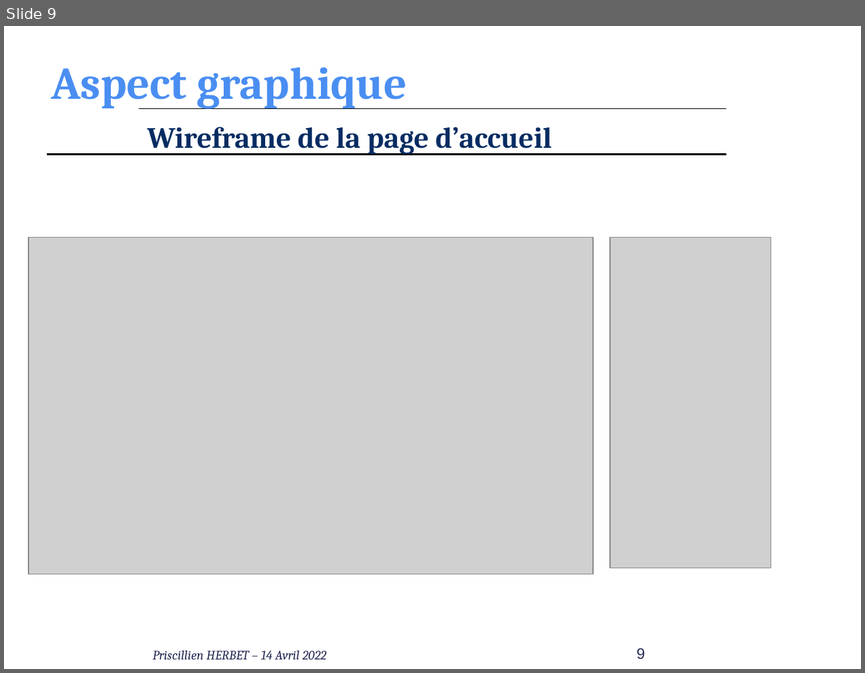
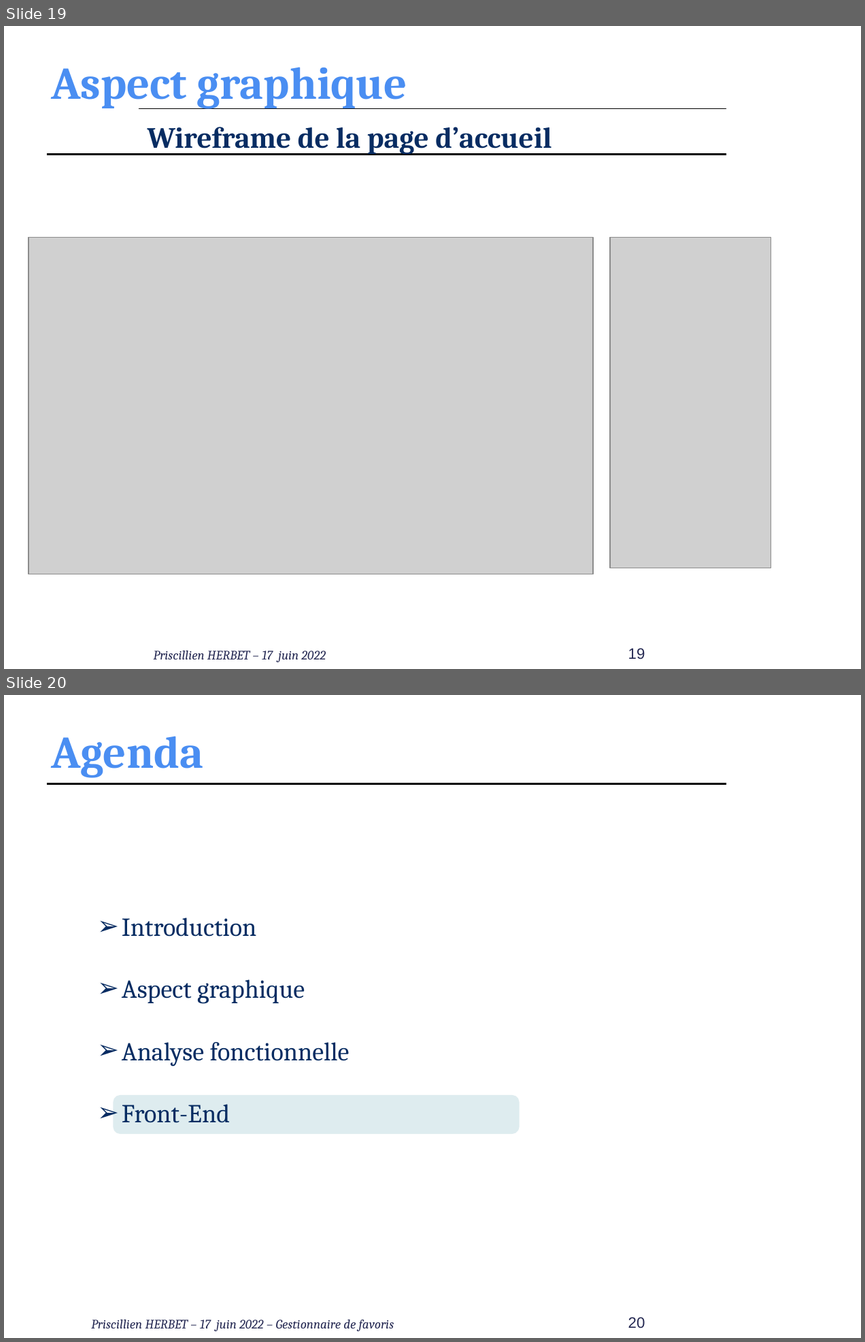
Before and after one commit to PHerbet/Realisation_fil_rouge, a slide deck: Realisation_4_Conception-MCD-MLD-SQL/presentation_oral_Priscillien_Herbet.pptx. Shown one above the other, each under a label of ours: slide 9 before the commit, slides 19 and 20 after it. The pictures are 865x673 and 865x1342 pixels, drawn with LibreOffice and Linux fonts; fonts in the diff are those of the drawing; grey boxes stand for pictures; background and template pictures are left out. Boxes give left, top, right and bottom in pixels: in the first picture for what was removed or moved away, otherwise in the second. Text is boxed around its words. In the diff, an @@ line names an element or a change of style, - is before the commit and + after.

Commit message:
update ppt and front

```diff
--- a/Realisation_4_Conception-MCD-MLD-SQL/presentation_oral_Priscillien_Herbet.pptx
+++ b/Realisation_4_Conception-MCD-MLD-SQL/presentation_oral_Priscillien_Herbet.pptx
@@ slide 20 added at (4, 695, 861, 1338), background #FFFFFF @@
@@ title added at (51, 736, 203, 778), 42 pt, text #4A8EF2, bold @@
+Agenda
@@ line added from (47, 783) to (726, 783), #000000 2.25 pt @@
@@ text added at (122, 917, 349, 1123), 24 pt, text #072C62 @@
+➢ Introduction
+➢ Aspect graphique
+➢ Analyse fonctionnelle
+➢ Front-End
@@ rounded rectangle added at (114, 1096, 519, 1133), fill #DEECEF, outline #DEECEF 2 pt @@
@@ text added at (91, 1319, 394, 1331), 12 pt, text #242852, italic @@
+Priscillien HERBET – 17 juin 2022 – Gestionnaire de favoris
@@ page number added at (628, 1317, 645, 1327), 14 pt, text #242852 @@
+20
@@ what was slide 9 is now slide 19 @@
@@ slide 19 changed as well @@
@@ text at (154, 650, 326, 662): text changed @@
-Priscillien HERBET – 14 Avril 2022
+Priscillien HERBET – 17 juin 2022
@@ page number at (628, 648, 645, 658): text changed @@
-9
+19
```
Also in this commit, not shown: 19 other slides changed, 8 other slides added, 18 other files.
